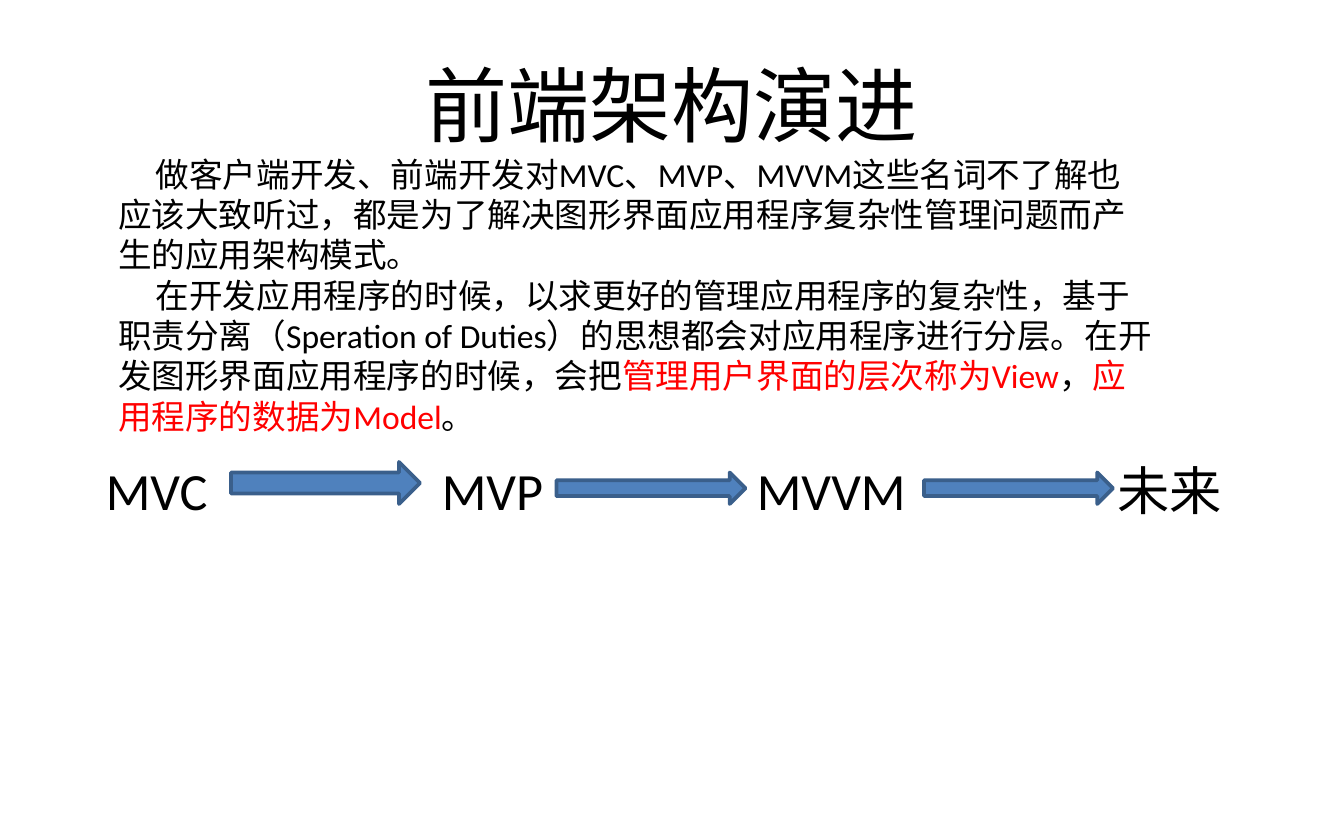
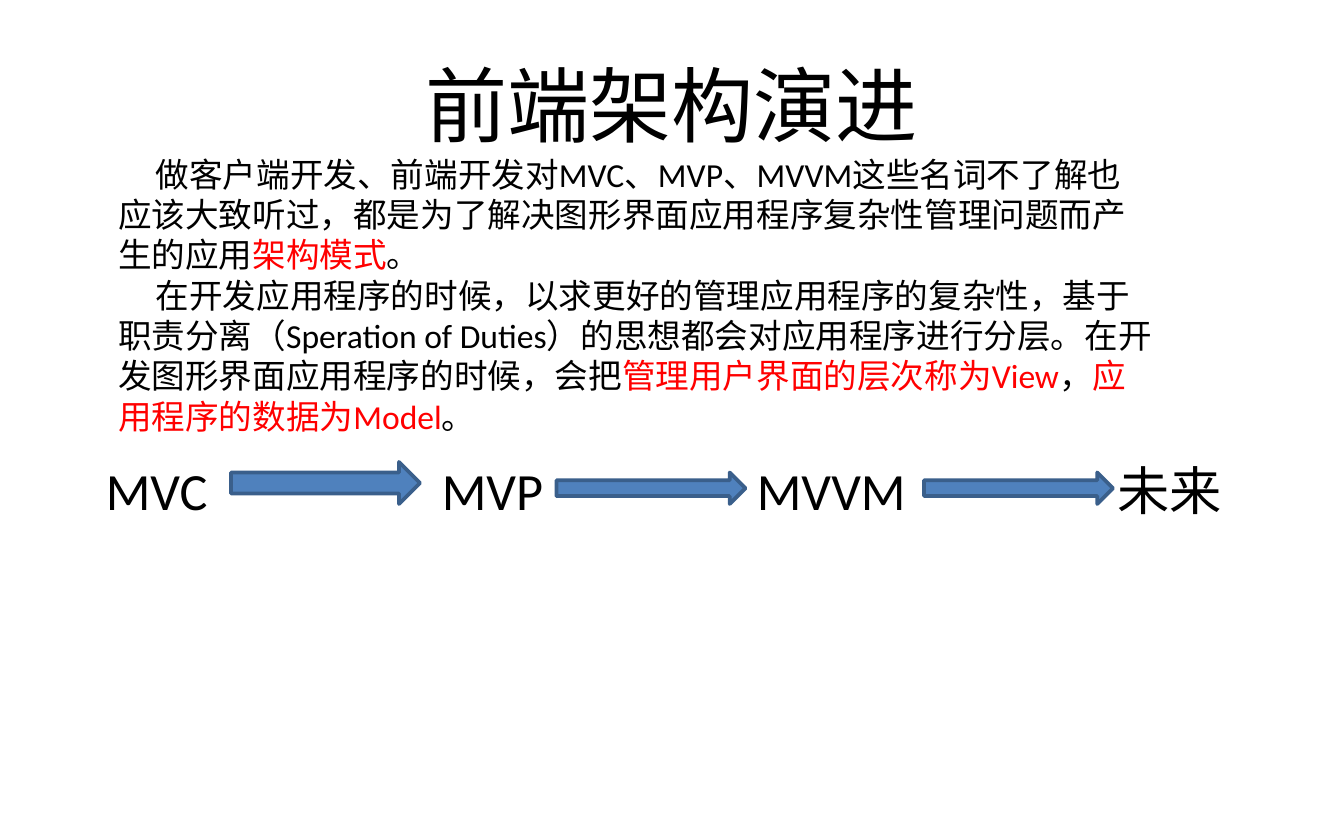
Before and after one commit to fastCreator/mvc-mvp, a slide deck: slide 2 of 竞网ppt模板.pptx. Drawn at 1344x840 pixels with LibreOffice and Linux fonts; fonts in the diff are those of the drawing; background and template pictures are left out. Boxes give left, top, right and bottom in pixels: in the first picture for what was removed or moved away, otherwise in the second. Text is boxed around its words. In the diff, an @@ line names an element or a change of style, - is before the commit and + after.

```diff
--- a/竞网ppt模板.pptx
+++ b/竞网ppt模板.pptx
@@ text at [118,158,1126,270]: text colour #000000 to #FF0000 in "做客户端开发、前端开发对MVC、MVP、MVVM这些名词不了解也应该大致听过，都是为了解决图形界面应用程序复杂性管理问题 ..." @@
```
Also in this commit, not shown: 4 other slides changed, 4 slides added, 1 other file.
